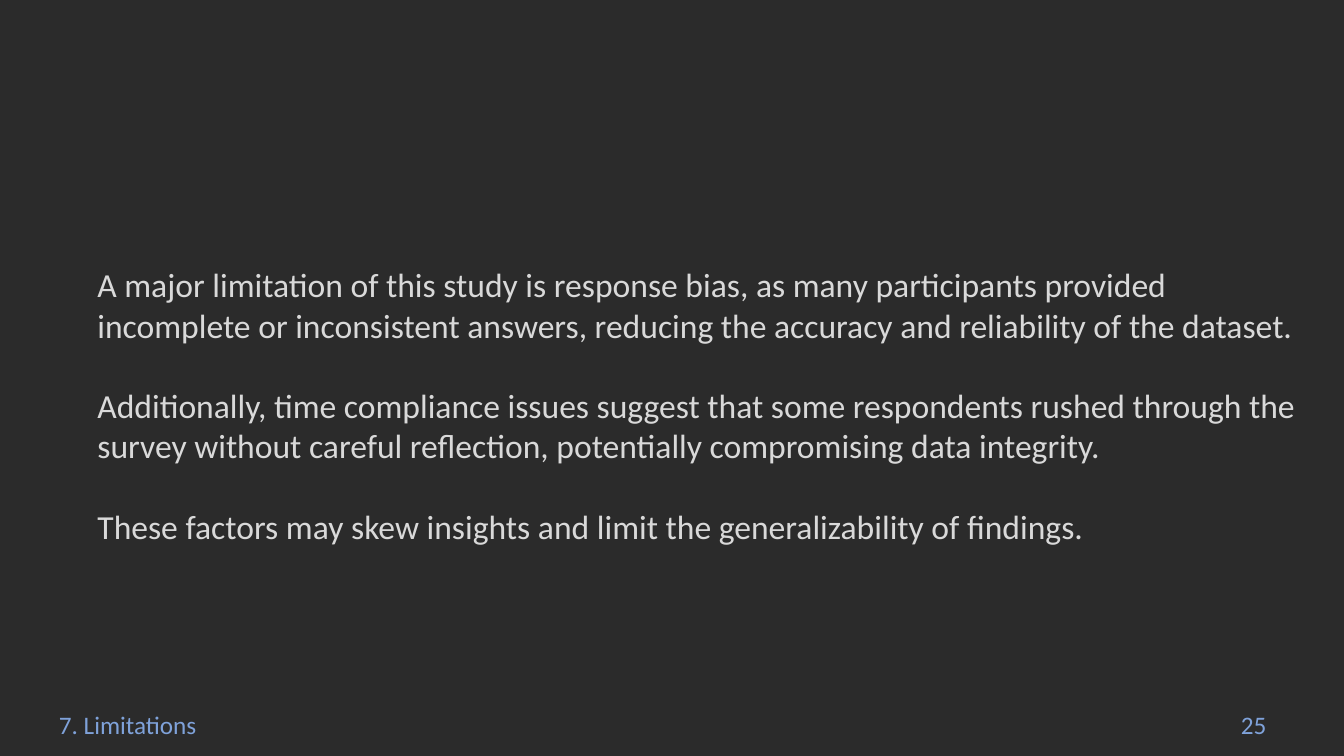
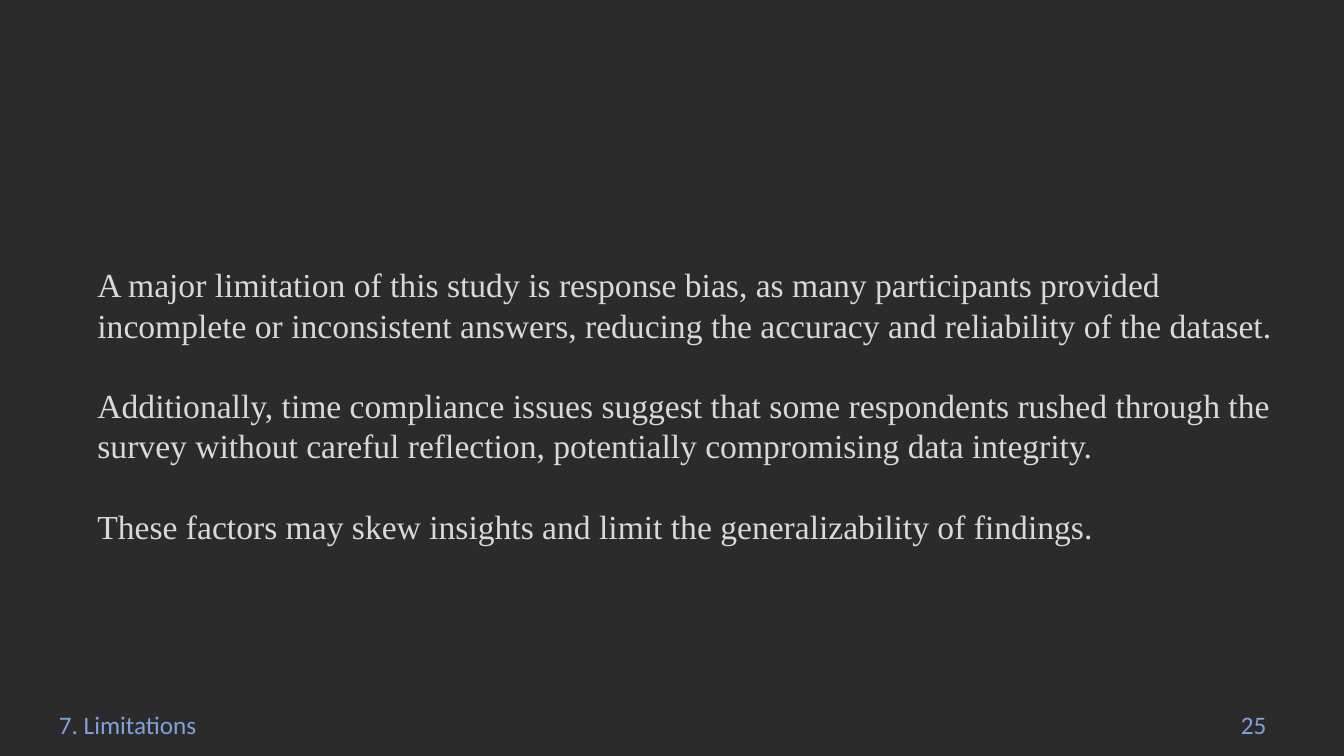
Before and after one commit to Abdelrahmen-Elashry/Mental-Health-Analysis, a slide deck: slide 28 of Statsphere.pptx (slide 25 before the commit). Drawn at 1344x756 pixels with LibreOffice and Linux fonts; fonts in the diff are those of the drawing; background and template pictures are left out; a plain dark background stands for a picture behind light text. Boxes give left, top, right and bottom in pixels: in the first picture for what was removed or moved away, otherwise in the second. Text is boxed around its words. In the diff, an @@ line names an element or a change of style, - is before the commit and + after.

```diff
--- a/Statsphere.pptx
+++ b/Statsphere.pptx
@@ text "A major limitation of this ..." at (97,273,1272,546): font Calibri to Times New Roman @@
```
Also in this commit, not shown: 14 other slides changed, 3 slides added.
